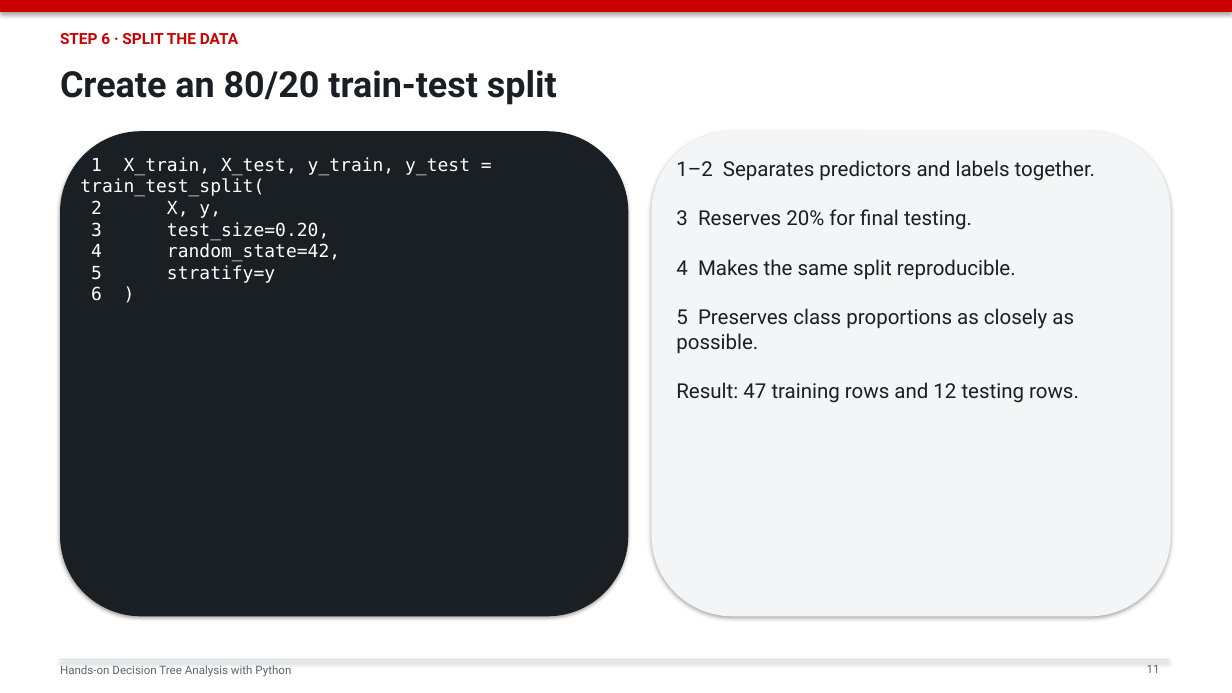
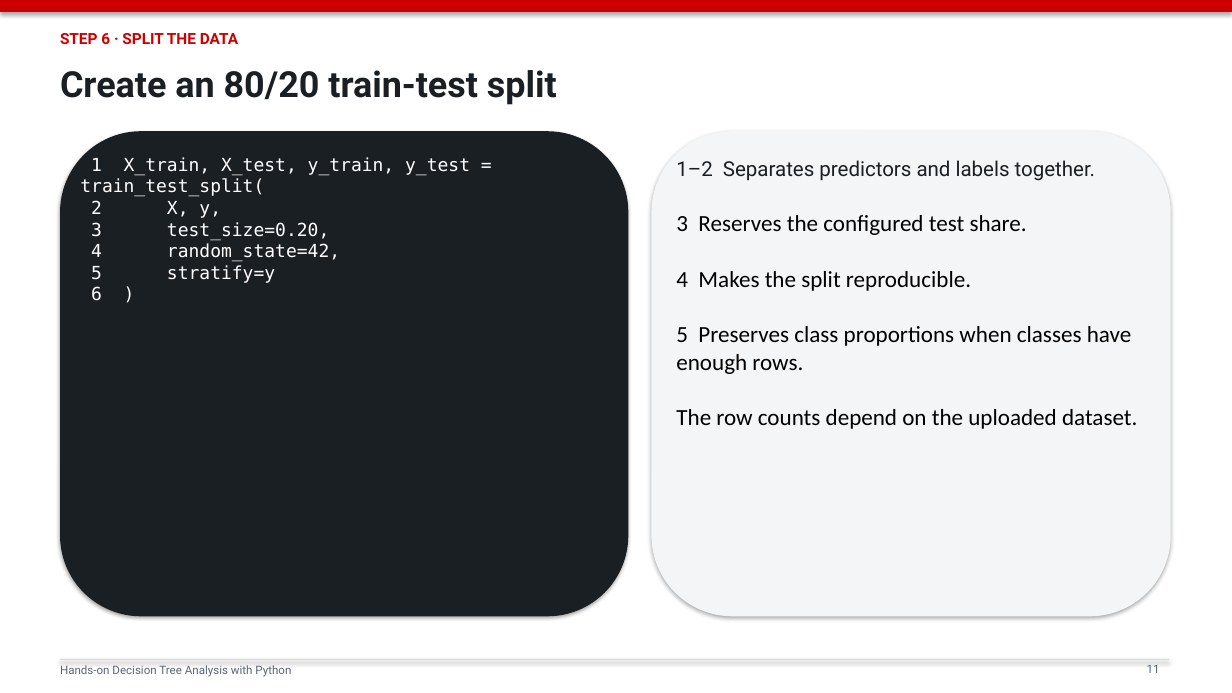
Before and after one commit to mojiahui777/ba_course, a slide deck: slide 11 of decision_tree_python_slides.pptx. Drawn at 1232x693 pixels with LibreOffice and Linux fonts; fonts in the diff are those of the drawing. Boxes give left, top, right and bottom in pixels: in the first picture for what was removed or moved away, otherwise in the second. Text is boxed around its words. In the diff, an @@ line names an element or a change of style, - is before the commit and + after.

```diff
--- a/decision_tree_python_slides.pptx
+++ b/decision_tree_python_slides.pptx
@@ text at <box>676,160,1137,429</box>: text changed; size 16 to 18 pt; font Roboto to Calibri; text colour #1A1F24 to #000000 @@
-1–2 Separates predictors and labels together.
-3 Reserves 20% for final testing.
-4 Makes the same split reproducible.
-5 Preserves class proportions as closely as possible.
-Result: 47 training rows and 12 testing rows.
+1–2 Separates predictors and labels together.
+3 Reserves the configured test share.
+4 Makes the split reproducible.
+5 Preserves class proportions when classes have enough rows.
+The row counts depend on the uploaded dataset.
```
Also in this commit, not shown: 21 other slides changed, 1 other file.
